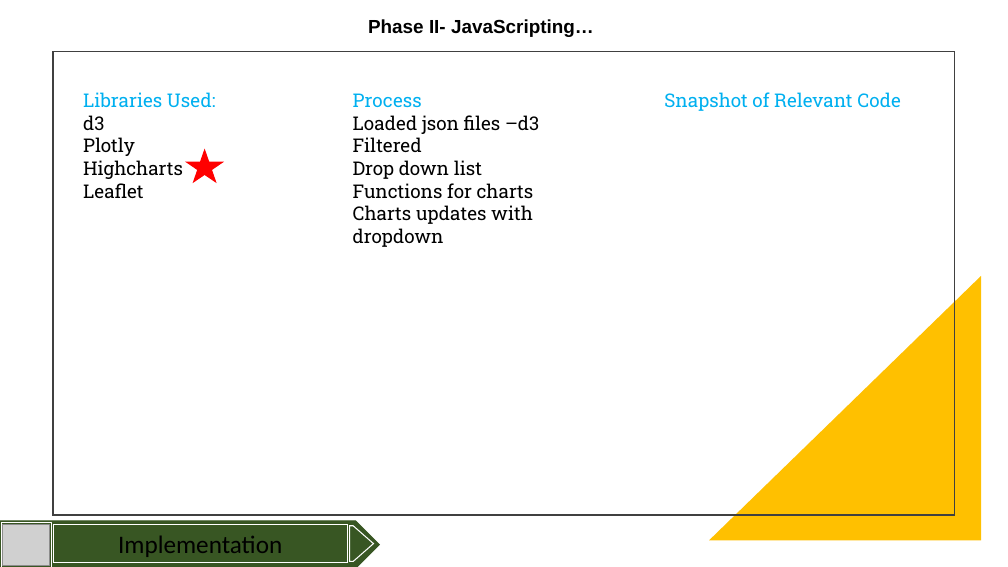
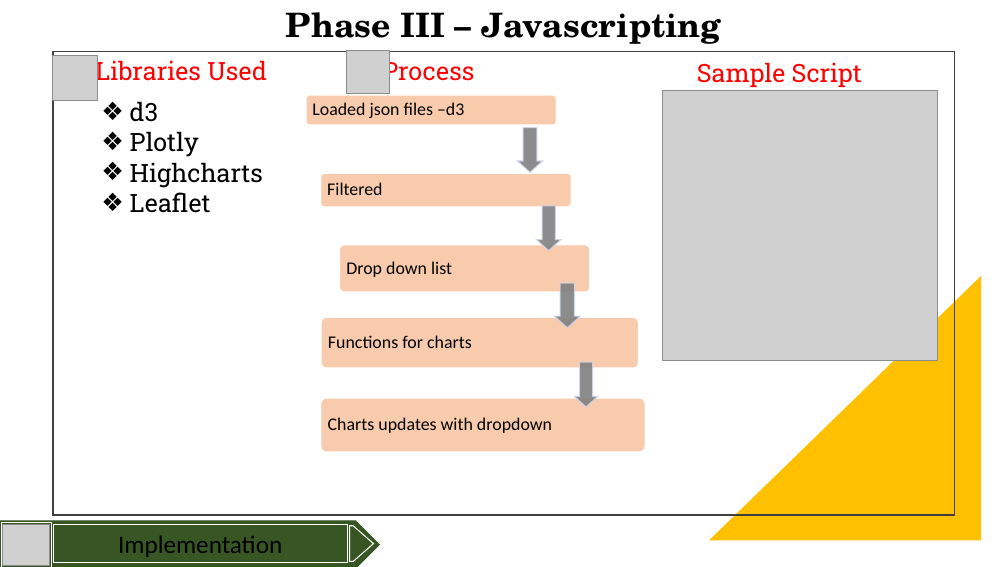
Before and after one commit to gusmendesbh/project3-group1, a slide deck: slide 9 of files/slides/Slide_deck.pptx (slide 8 before the commit). Drawn at 1008x567 pixels with LibreOffice and Linux fonts; fonts in the diff are those of the drawing; grey boxes stand for pictures. Boxes give left, top, right and bottom in pixels: in the first picture for what was removed or moved away, otherwise in the second. Text is boxed around its words. In the diff, an @@ line names an element or a change of style, - is before the commit and + after.

```diff
--- a/files/slides/Slide_deck.pptx
+++ b/files/slides/Slide_deck.pptx
@@ text at <box>286,12,721,44</box>: text changed; size 18 to 32 pt; font Arial to TeX Gyre Schola @@
-Phase II- JavaScripting…
+Phase III – Javascripting
@@ picture added at <box>53,55,98,101</box> @@
@@ text at <box>95,57,267,86</box>: text changed; size 18 to 24 pt; text colour #000000 to #FF0000 @@
-Libraries Used:
-d3
-Plotly
-Highcharts
-Leaflet
+Libraries Used
@@ picture added at <box>346,51,389,94</box> @@
@@ text "Process": place and size @@
-text "Process" at <box>353,93,539,247</box>
+text "Process" at <box>382,57,474,86</box>
@@ text "Process" at <box>382,57,474,86</box>: size 18 to 24 pt, text colour #00B0F0 to #FF0000 @@
@@ text at <box>697,62,862,87</box>: text changed; size 18 to 24 pt; text colour #00B0F0 to #FF0000 @@
-Snapshot of Relevant Code
+Sample Script
@@ text added at <box>130,101,263,213</box>, 24 pt, text #000000 @@
+❖ d3
+❖ Plotly
+❖ Highcharts
+❖ Leaflet
@@ text at <box>353,115,539,247</box>: paragraphs removed @@
-Loaded json files –d3
-Filtered
-Drop down list
-Functions for charts
-Charts updates with dropdown
@@ picture added at <box>662,90,937,361</box> @@
@@ star removed at <box>187,150,222,182</box> @@
@@ group added at <box>306,95,645,452</box>: 5 rounded rectangles, 5 texts, 4 down arrows @@
+Loaded json files –d3
+Filtered
+Drop down list
+Functions for charts
+Charts updates with dropdown
```
Also in this commit, not shown: 8 other slides changed, 1 slide added.
